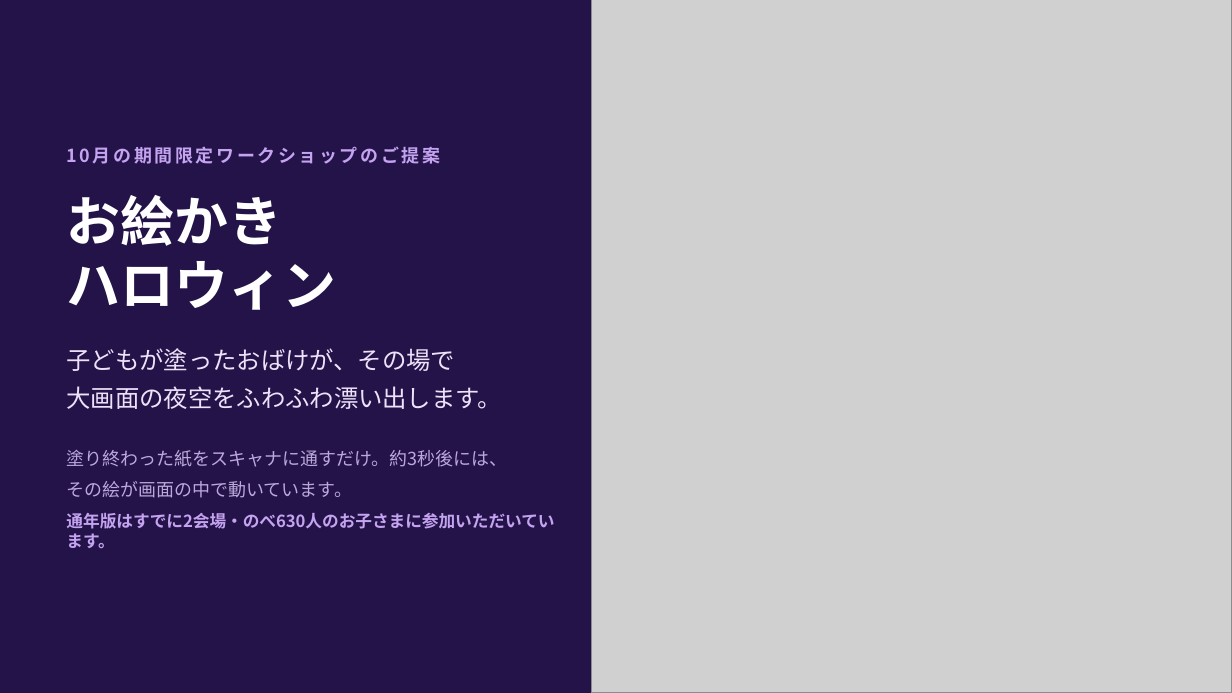
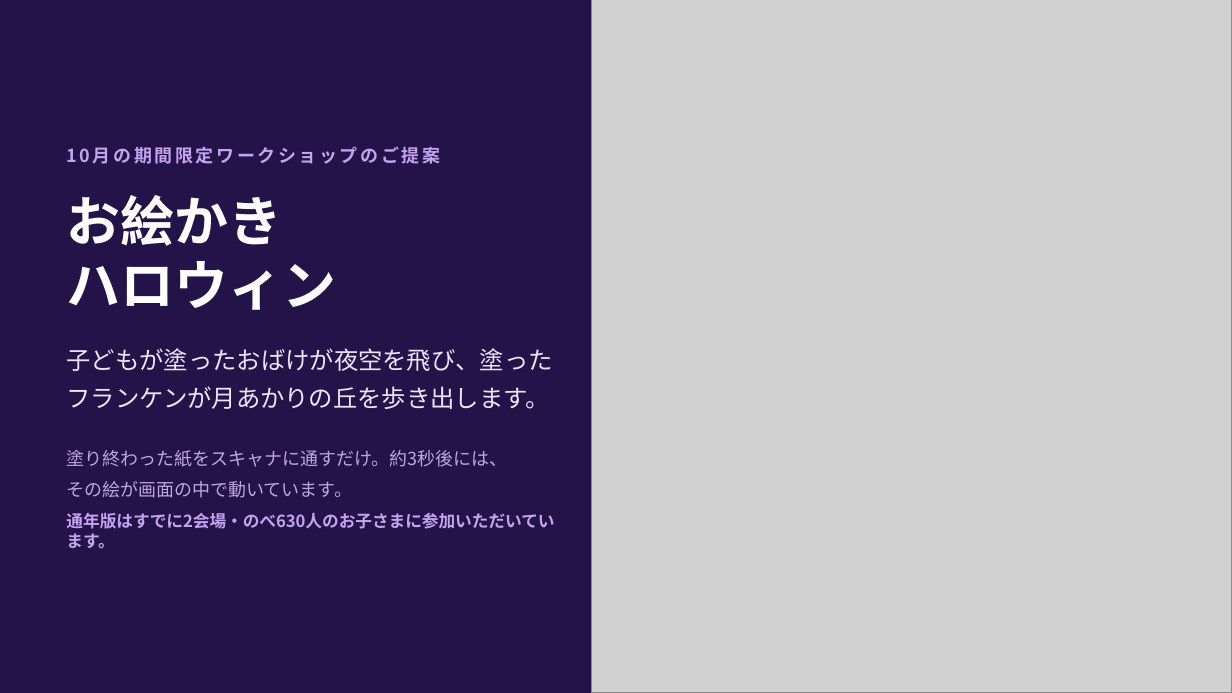
Before and after one commit to manakikido-jpg/PaintingsAquarium, a slide deck: slide 1 of docs/お絵かきハロウィン-企画書.pptx. Drawn at 1232x693 pixels with LibreOffice and Linux fonts; fonts in the diff are those of the drawing; grey boxes stand for pictures. Boxes give left, top, right and bottom in pixels: in the first picture for what was removed or moved away, otherwise in the second. Text is boxed around its words. In the diff, an @@ line names an element or a change of style, - is before the commit and + after.

```diff
--- a/docs/お絵かきハロウィン-企画書.pptx
+++ b/docs/お絵かきハロウィン-企画書.pptx
@@ text at (66, 348, 552, 409): text changed @@
-子どもが塗ったおばけが、その場で
-大画面の夜空をふわふわ漂い出します。
+子どもが塗ったおばけが夜空を飛び、塗った
+フランケンが月あかりの丘を歩き出します。
```
Also in this commit, not shown: 2 other slides changed, 10 other files.
